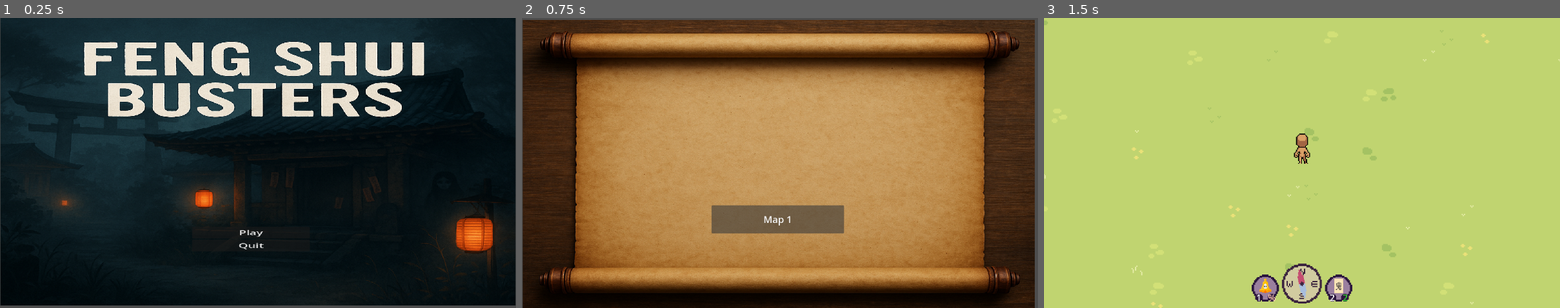
Above: before the commit, frames 1-3 (left to right).
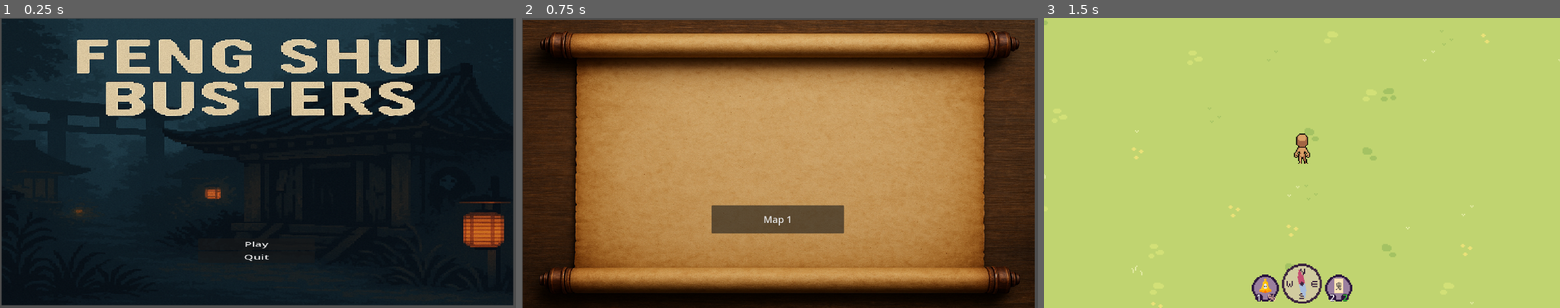
Above: after the commit, the same moments.

Repository: FennecKii/Pixel-Game-Jam-2025
Game: Godot game, scene res://UI/main_menu.tscn
Same seed, same stepped clock (60 frames per second), same inputs: the game is played once before the commit and once after it. This scene is started directly instead of the project's main scene.
Inputs:
- Up to frame 1 (0.25 s): no input
- Up to frame 2 (0.75 s): click "Play" at 0.5 s
- Up to frame 3 (1.5 s): click "Map 1" at 1.25 s

The runs differ from the first frame. In frame 1, 16% of the frame differs, in the area x 0-100%, y 0-100%; in frame 2, less than 0.1%; in frame 3, nothing differs.

Commit message:
changed titlescreen image

Diff:
--- a/UI/main_menu.tscn
+++ b/UI/main_menu.tscn
@@ -1,31 +1,31 @@
 [gd_scene load_steps=3 format=3 uid="uid://daqyk52il81xc"]
 
-[ext_resource type="Texture2D" uid="uid://cj8fsgxw7t78t" path="res://UI/Titlescreen.png" id="1_p8ccj"]
 [ext_resource type="Script" uid="uid://c64opyjvamn5p" path="res://UI/main_menu.gd" id="1_tk8dj"]
+[ext_resource type="Texture2D" uid="uid://ddta046wmyvyh" path="res://UI/TitleScreen.png" id="2_tk8dj"]
 
 [node name="MainMenu" type="Node2D"]
 script = ExtResource("1_tk8dj")
 
-[node name="Titlescreen" type="Sprite2D" parent="."]
-position = Vector2(640, 357)
-scale = Vector2(1.24805, 0.697266)
-texture = ExtResource("1_p8ccj")
+[node name="TitleScreen" type="Sprite2D" parent="."]
+position = Vector2(638.5, 357.75)
+scale = Vector2(1.23926, 0.693848)
+texture = ExtResource("2_tk8dj")
 
-[node name="VBoxContainer" type="VBoxContainer" parent="Titlescreen"]
-offset_left = -130.604
-offset_top = 230.902
-offset_right = 103.396
-offset_bottom = 396.902
+[node name="VBoxContainer" type="VBoxContainer" parent="TitleScreen"]
+offset_left = -119.023
+offset_top = 272.754
+offset_right = 114.977
+offset_bottom = 438.754
 
-[node name="Play" type="Button" parent="Titlescreen/VBoxContainer"]
+[node name="Play" type="Button" parent="TitleScreen/VBoxContainer"]
 layout_mode = 2
 theme_override_font_sizes/font_size = 24
 text = "Play"
 
-[node name="Quit" type="Button" parent="Titlescreen/VBoxContainer"]
+[node name="Quit" type="Button" parent="TitleScreen/VBoxContainer"]
 layout_mode = 2
 theme_override_font_sizes/font_size = 24
 text = "Quit"
 
-[connection signal="pressed" from="Titlescreen/VBoxContainer/Play" to="." method="_on_pressed_play"]
-[connection signal="pressed" from="Titlescreen/VBoxContainer/Quit" to="." method="_on_pressed_quit"]
+[connection signal="pressed" from="TitleScreen/VBoxContainer/Play" to="." method="_on_pressed_play"]
+[connection signal="pressed" from="TitleScreen/VBoxContainer/Quit" to="." method="_on_pressed_quit"]
Binary file changed: UI/Titlescreen.png
Not shown, changed: UI/Titlescreen.png.import
